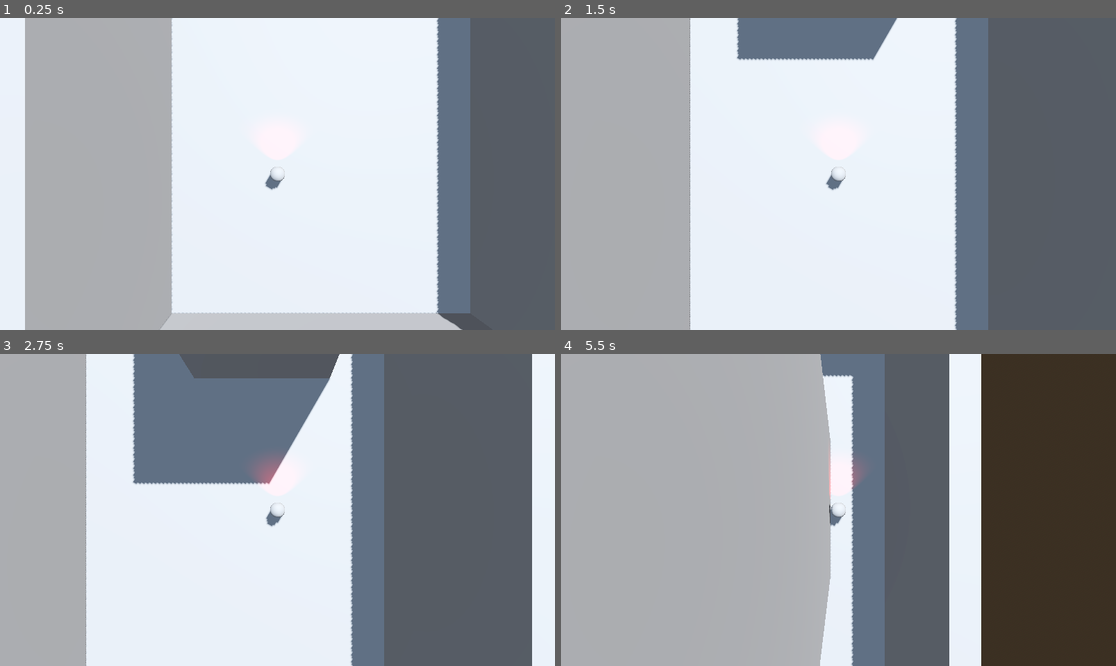
Above: before the commit, frames 1-4 (two rows, left to right).
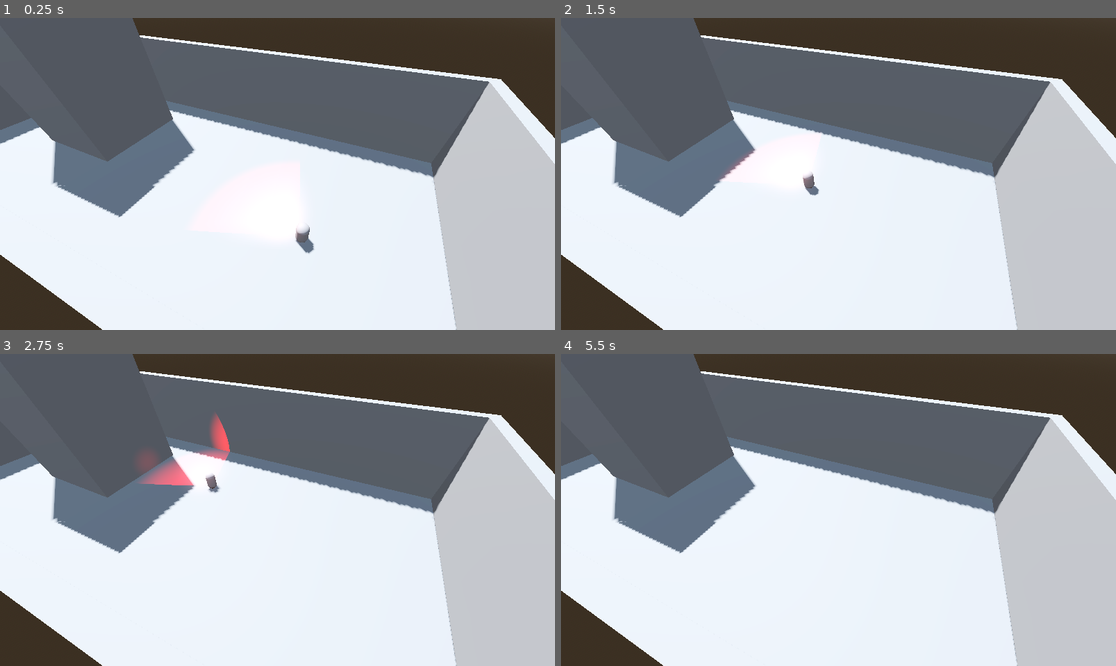
Above: after the commit, the same moments.

Repository: Evanator05/albertagamejam2023
Game: Godot game, scene res://Scenes/Level.tscn
Two runs of this game, one before a commit and one after it. Both use one fixed random seed, a clock stepped at 60 frames per second and the inputs below.
Inputs:
- Up to frame 1 (0.25 s): no input
- Up to frame 2 (1.5 s): no input
- Up to frame 3 (2.75 s): no input
- Up to frame 4 (5.5 s): no input

The runs differ from the first frame. In frame 1, 73% of the frame differs, in the area x 0-100%, y 0-100%; in frame 2, 70%; in frame 3, 70%; in frame 4, 86%.

Commit message:
it now rotates!

Diff:
--- a/Objects/Enemy.tscn
+++ b/Objects/Enemy.tscn
@@ -25,4 +25,7 @@
 [node name="SpotLight3D" type="SpotLight3D" parent="."]
 transform = Transform3D(1, 0, 0, 0, 1, 0, 0, 0, 1, 0, 1, 0)
 light_color = Color(1, 0, 0, 1)
-light_energy = 7.265
+light_energy = 16.0
+spot_range = 10.0
+spot_attenuation = 0.0044871
+spot_angle_attenuation = 0.0037732
--- a/Scenes/Level.tscn
+++ b/Scenes/Level.tscn
@@ -30,25 +30,25 @@
 shadow_enabled = true
 
 [node name="Node3D" type="Node3D" parent="."]
-transform = Transform3D(1, 0, 0, 0, 1, 0, 0, 0, 1, 7, 1.19393, -21)
+transform = Transform3D(1, 0, 0, 0, 1, 0, 0, 0, 1, 7, 1, -21)
 
 [node name="Node3D2" type="Node3D" parent="."]
-transform = Transform3D(1, 0, 0, 0, 1, 0, 0, 0, 1, -8, 1.19393, -21)
+transform = Transform3D(1, 0, 0, 0, 1, 0, 0, 0, 1, -8, 1, -21)
 
 [node name="Node3D3" type="Node3D" parent="."]
-transform = Transform3D(1, 0, 0, 0, 1, 0, 0, 0, 1, -8, 1.19393, 21)
+transform = Transform3D(1, 0, 0, 0, 1, 0, 0, 0, 1, -8, 1, 21)
 
 [node name="Node3D4" type="Node3D" parent="."]
-transform = Transform3D(1, 0, 0, 0, 1, 0, 0, 0, 1, 6, 1.19393, 21)
+transform = Transform3D(1, 0, 0, 0, 1, 0, 0, 0, 1, 6, 1, 21)
+
+[node name="Camera3D" type="Camera3D" parent="."]
+transform = Transform3D(0.397148, 0.648951, -0.648951, 0, 0.707107, 0.707107, 0.917755, -0.280826, 0.280826, -11.046, 16.135, 17.078)
+current = true
 
 [node name="Enemy" parent="." node_paths=PackedStringArray("target", "patrolPath") instance=ExtResource("1_hkow6")]
 transform = Transform3D(1, 0, 0, 0, 1, 0, 0, 0, 1, -3.86127, 1.13455, 17.078)
 target = NodePath("../Node3D")
 patrolPath = [NodePath("../Node3D"), NodePath("../Node3D2"), NodePath("../Node3D3"), NodePath("../Node3D4")]
-
-[node name="Camera3D" type="Camera3D" parent="Enemy"]
-transform = Transform3D(1, 0, 0, 0, -4.37114e-08, 1, 0, -1, -4.37114e-08, 0, 15, 0)
-current = true
 
 [node name="NavigationRegion3D" type="NavigationRegion3D" parent="."]
 navigation_mesh = SubResource("NavigationMesh_83wvj")
--- a/Scripts/Enemy.gd
+++ b/Scripts/Enemy.gd
@@ -26,7 +26,9 @@
 
 func _process(delta):
 	setTarget(patrolPath[currentPoint])
+
 	var moveDir:Vector3 = nextPoint-global_transform.origin
+	rotation.y = getAngle(moveDir)
 	if moveDir.length() < 1: #if the distence to the current point is less than 1 get the next point
 		if navAgent.distance_to_target() < 1:
 			currentPoint += 1
@@ -42,3 +44,9 @@
 
 func getNextPoint():
 	nextPoint = navAgent.get_next_path_position()
+
+func getAngle(dir):
+	var dir2D = Vector2(dir.x, dir.z)
+	var angle = -dir2D.angle()
+	angle -= PI/2
+	return angle
